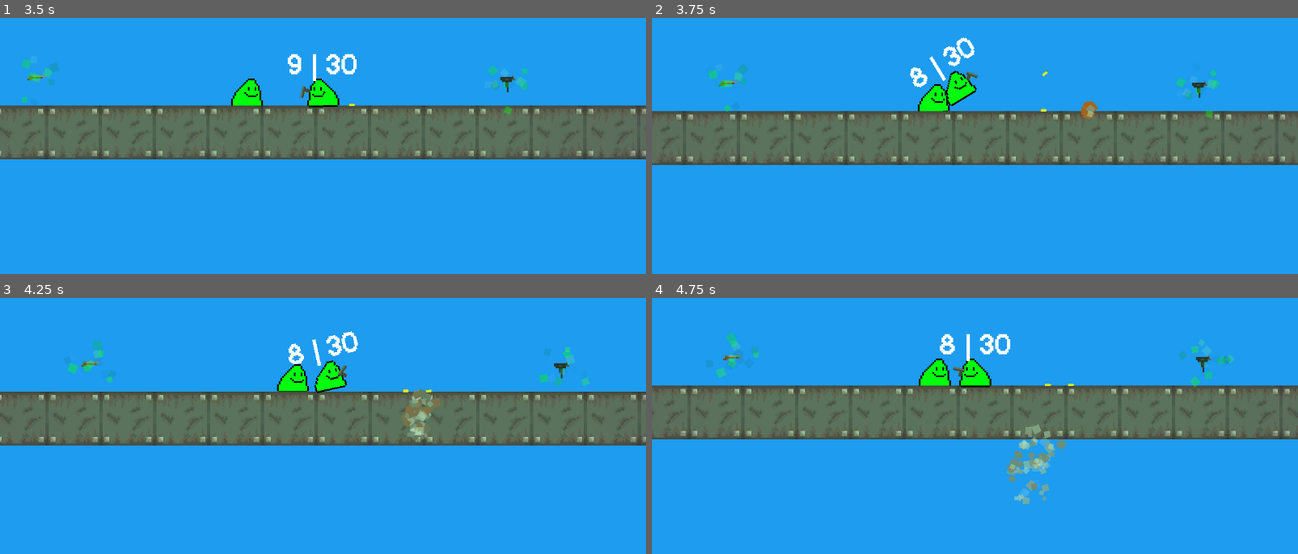
Above: before the commit, frames 1-4 (two rows, left to right).
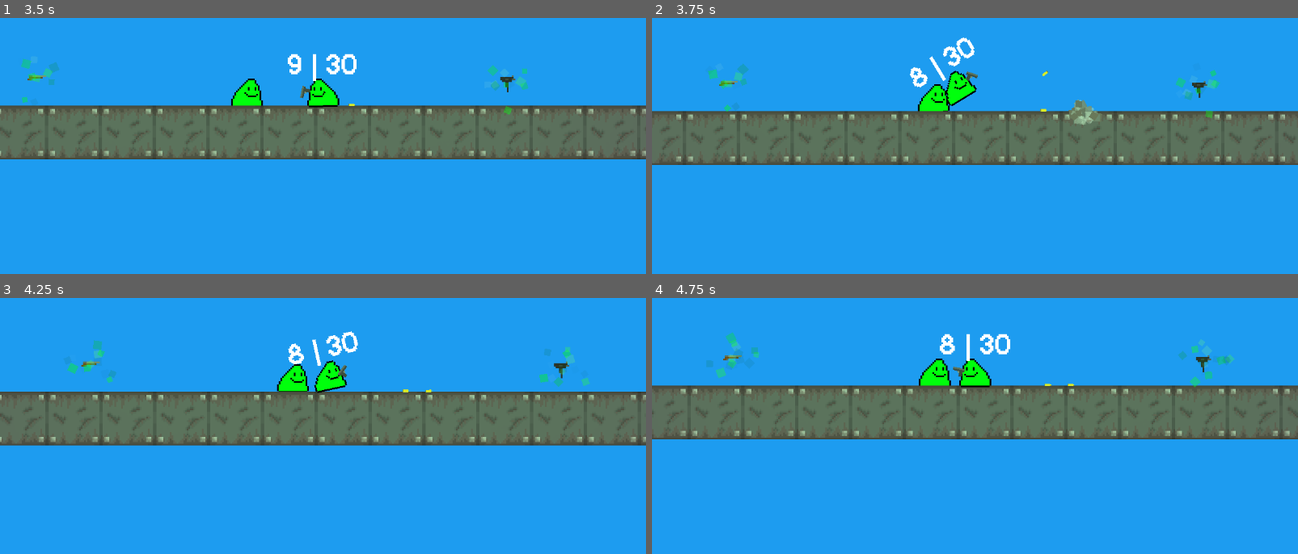
Above: after the commit, the same moments.

Repository: a0fefd/blobs-with-guns-remastered
Game: Godot game, scene res://scenes/levels/world.tscn
The game is run twice, just before and just after one commit, with the same random seed, the same clock (stepped at 60 frames per second) and the same inputs.
Inputs (mouse positions are in pixels of both pictures, inside the frame that each line leads up to):
- Up to frame 1 (3.5 s): move the mouse to (465, 74) at 0.52 s; press the mouse at (465, 74) at 0.53 s; move the mouse to (193, 110) at 1.27 s; release the mouse at (193, 110) at 1.28 s; tap F (focus) at 1.35 s; move the mouse to (outside the picture) at 2.02 s; tap Mouse wheel up (next_gun) at 2.1 s; tap Enter at 2.75 s; move the mouse to (290, 166) at 2.77 s; tap Mouse wheel down (prev_gun) at 2.85 s
- Up to frame 2 (3.75 s): move the mouse to (1168, 146) at 3.52 s; press the mouse at (1168, 146) at 3.53 s
- Up to frame 3 (4.25 s): tap R (reload) at 4.15 s
- Up to frame 4 (4.75 s): move the mouse to (781, 318) at 4.27 s; release the mouse at (781, 318) at 4.28 s; tap F (focus) at 4.35 s

Frame 1 is identical in both runs. In frame 2, 0.3% of the frame differs, in the area x 64-70%, y 31-42%; in frame 3, 0.5%; in frame 4, 0.9%, in the area x 54-65%, y 49-81%.

Commit message:
Update debris_particles.tscn

Diff:
--- a/scenes/guns/debris_particles.tscn
+++ b/scenes/guns/debris_particles.tscn
@@ -96,14 +96,13 @@
 [node name="DebrisParticles" type="CPUParticles2D"]
 emitting = false
 amount = 100
-lifetime = 3.0
 one_shot = true
+speed_scale = 2.0
 explosiveness = 1.0
 lifetime_randomness = 1.0
 direction = Vector2(-1, 0)
 spread = 30.0
 gravity = Vector2(0, 98)
-initial_velocity_min = 30.0
 initial_velocity_max = 50.0
 angular_velocity_min = -400.0
 angular_velocity_max = 400.0
